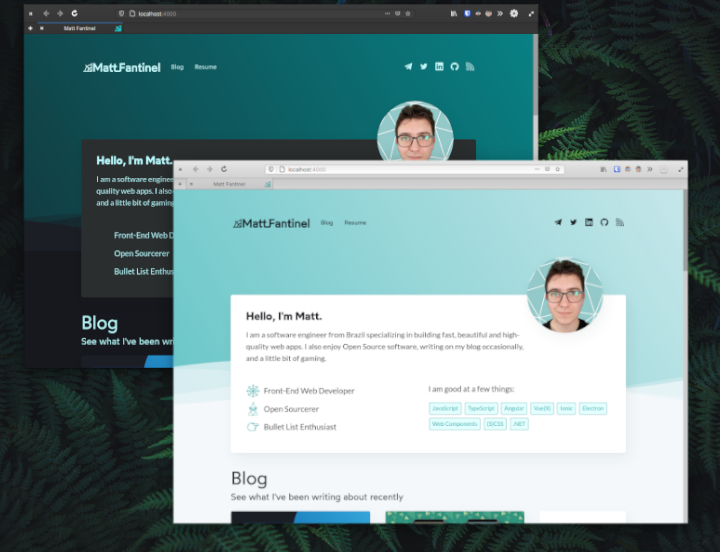
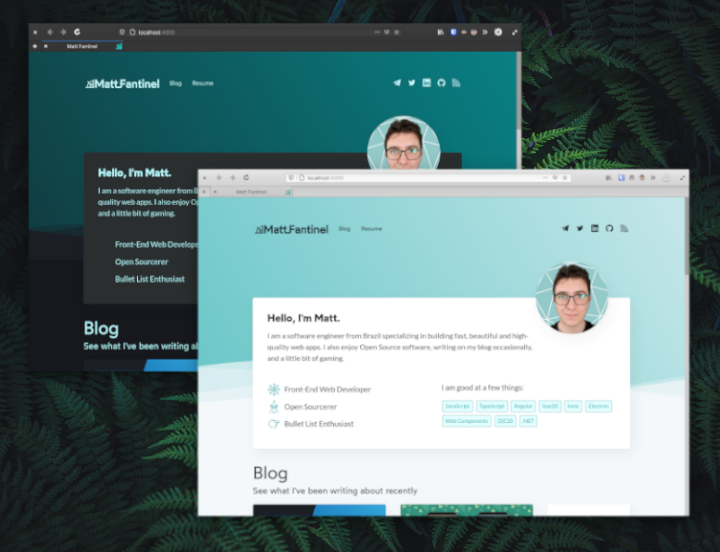
Comparing the layer stacks of the two 720px x 552px images. Changes:
painted on "Pasted Layer #2" over 150, 142, 694, 543
painted on "Pasted Layer #1" over 18, 0, 561, 398
